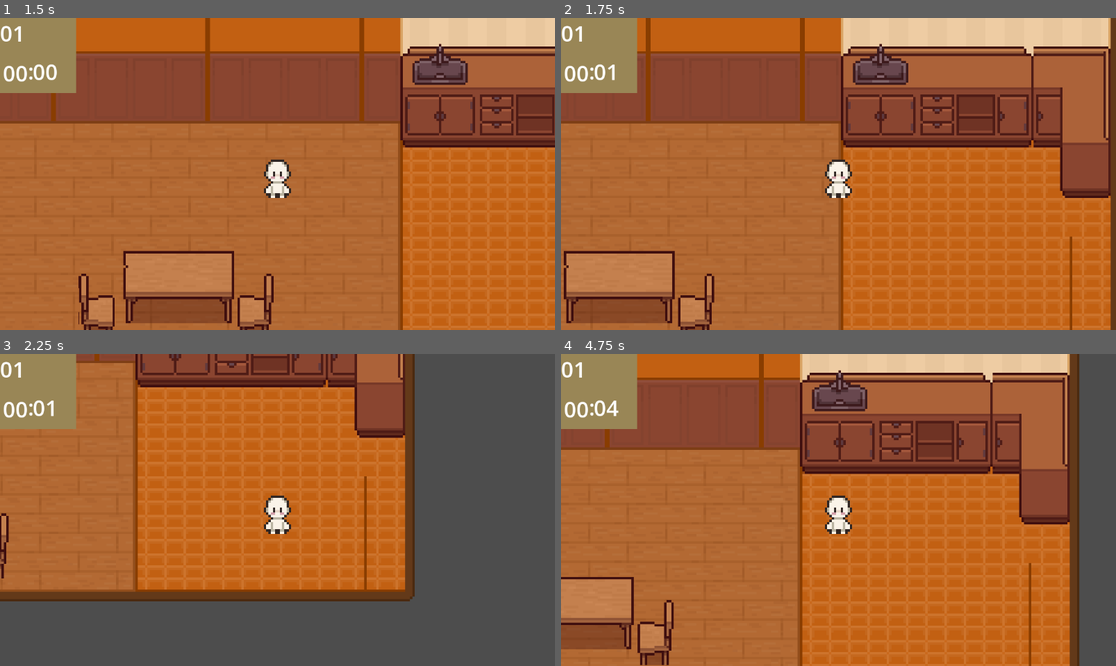
Above: before the commit, frames 1-4 (two rows, left to right).
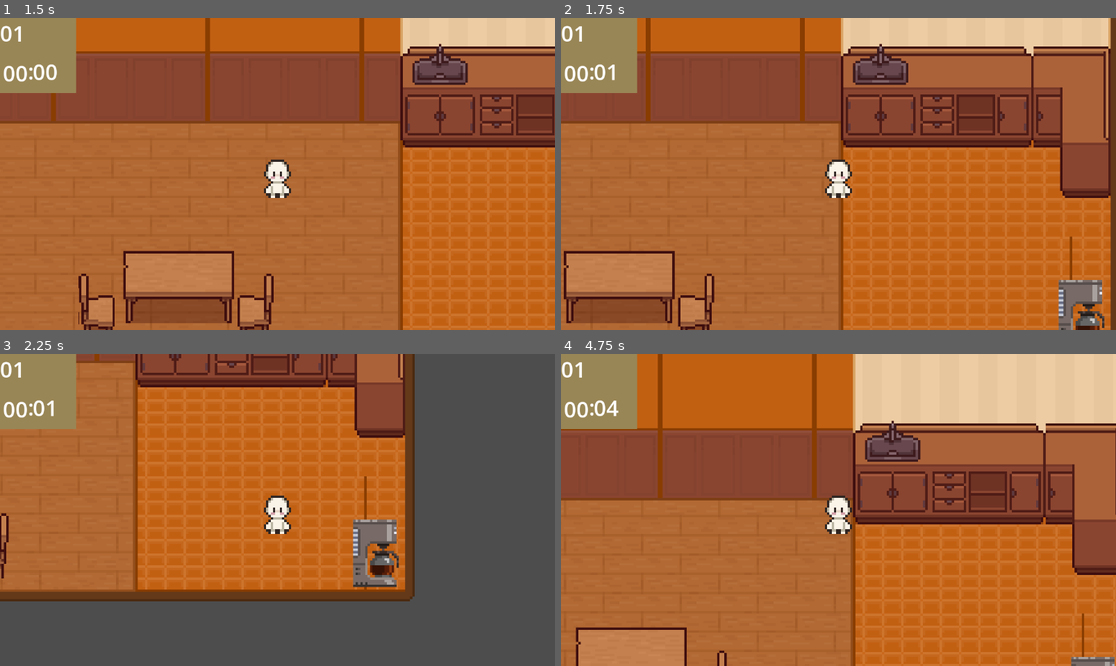
Above: after the commit, the same moments.

Repository: Jose-Prince/UVG-Tesis-Game
Game: Godot game, scene res://Scenes/title_screen.tscn
Two runs of this game, one before a commit and one after it. Both use one fixed random seed, a clock stepped at 60 frames per second and the inputs below. The project has no main scene, so this scene is started directly.
Inputs (mouse positions are in pixels of both pictures, inside the frame that each line leads up to):
- Up to frame 1 (1.5 s): click "New Game" at 0.5 s; tap Enter at 1.25 s; move the mouse to (399, 158) at 1.27 s; hold D (right) from 1.28 s (still down); click (399, 158) at 1.35 s
- Up to frame 2 (1.75 s): keep holding D (right)
- Up to frame 3 (2.25 s): move the mouse to (166, 525) at 2.02 s; release D (right) at 2.03 s; hold S (down) from 2.03 s (still down); click (166, 525) at 2.1 s
- Up to frame 4 (4.75 s): move the mouse to (894, 441) at 2.77 s; release S (down) at 2.78 s; hold D (right) 2.78-3.53 s; click (894, 441) at 2.85 s; tap Space at 3.5 s; move the mouse to (810, 572) at 3.52 s; hold W (up) 3.53-4.28 s; click (810, 572) at 3.6 s; tap Enter at 4.25 s; move the mouse to (1005, 556) at 4.27 s; hold A (left) from 4.28 s (still down); click (1005, 556) at 4.35 s

Frame 1 is identical in both runs. In frame 2, 1.1% of the frame differs, in the area x 89-98%, y 83-100%; in frame 3, 1.5%; in frame 4, 51%, in the area x 0-100%, y 0-100%.

Commit message:
Feat: give order and customer leaves

Diff:
--- /dev/null
+++ b/Prefabs/coffee.tscn
@@ -0,0 +1,18 @@
+[gd_scene format=3 uid="uid://btnjeyby10uxk"]
+
+[ext_resource type="Texture2D" uid="uid://20q7qmw0l88c" path="res://Sprites/cafe_items/Cup 2.png" id="1_ucr02"]
+
+[sub_resource type="AtlasTexture" id="AtlasTexture_2lmin"]
+atlas = ExtResource("1_ucr02")
+
+[sub_resource type="RectangleShape2D" id="RectangleShape2D_snflx"]
+size = Vector2(6, 4)
+
+[node name="Coffee" type="StaticBody2D" unique_id=2131141647]
+
+[node name="Sprite2D" type="Sprite2D" parent="." unique_id=460583418]
+scale = Vector2(2, 2)
+texture = SubResource("AtlasTexture_2lmin")
+
+[node name="CollisionShape2D" type="CollisionShape2D" parent="." unique_id=381685739]
+shape = SubResource("RectangleShape2D_snflx")
--- /dev/null
+++ b/Prefabs/coffee_maker.tscn
@@ -0,0 +1,22 @@
+[gd_scene format=3 uid="uid://cn1a17pxcn375"]
+
+[ext_resource type="Script" uid="uid://5qbl1i2iod2k" path="res://Scripts/clickable_object.gd" id="1_7mtde"]
+[ext_resource type="Texture2D" uid="uid://cb8adcjn4dat0" path="res://Sprites/cafe_items/Coffe Pot Machine 1.png" id="1_8dl7a"]
+[ext_resource type="PackedScene" uid="uid://btnjeyby10uxk" path="res://Prefabs/coffee.tscn" id="2_frtu7"]
+
+[sub_resource type="AtlasTexture" id="AtlasTexture_8dl7a"]
+atlas = ExtResource("1_8dl7a")
+
+[sub_resource type="RectangleShape2D" id="RectangleShape2D_7mtde"]
+size = Vector2(20, 7)
+
+[node name="CoffeeMaker" type="StaticBody2D" unique_id=1701230900 groups=["clickable"]]
+script = ExtResource("1_7mtde")
+new_object = ExtResource("2_frtu7")
+
+[node name="Sprite2D" type="Sprite2D" parent="." unique_id=713566839]
+texture = SubResource("AtlasTexture_8dl7a")
+
+[node name="CollisionShape2D" type="CollisionShape2D" parent="." unique_id=396745773]
+position = Vector2(0, 10.5)
+shape = SubResource("RectangleShape2D_7mtde")
--- a/Scenes/café_place.tscn
+++ b/Scenes/café_place.tscn
@@ -10,6 +10,7 @@
 [ext_resource type="PackedScene" uid="uid://h6uqvesj3b8s" path="res://Prefabs/Player.tscn" id="5_npy7o"]
 [ext_resource type="PackedScene" uid="uid://d3hb3h1ih8e8w" path="res://Prefabs/table.tscn" id="9_4hpb6"]
 [ext_resource type="PackedScene" uid="uid://05y0ghmm4qsq" path="res://Prefabs/chair.tscn" id="9_r1i3y"]
+[ext_resource type="PackedScene" uid="uid://cn1a17pxcn375" path="res://Prefabs/coffee_maker.tscn" id="11_p7xg1"]
 
 [sub_resource type="TileSetAtlasSource" id="TileSetAtlasSource_52c50"]
 texture = ExtResource("1_7ewdn")
@@ -707,6 +708,9 @@
 [sub_resource type="Resource" id="Resource_a4k3g"]
 script = ExtResource("2_eqbnc")
 
+[sub_resource type="CircleShape2D" id="CircleShape2D_p7xg1"]
+radius = 17.0
+
 [sub_resource type="NavigationPolygon" id="NavigationPolygon_r1i3y"]
 vertices = PackedVector2Array(374.09375, 184, 374.89844, 269, 341, 269, 341, 238, 242, 269, 174.10156, 269, 174.90625, 184, 242, 238, 325, 238, 325, 220, 259, 220, 259, 238)
 polygons = Array[PackedInt32Array]([PackedInt32Array(0, 1, 2, 3), PackedInt32Array(4, 5, 6, 7), PackedInt32Array(3, 8, 9, 0), PackedInt32Array(6, 0, 9, 10), PackedInt32Array(7, 6, 10, 11)])
@@ -743,6 +747,11 @@
 [node name="CustomerSpawn" type="Marker2D" parent="." unique_id=1412440611]
 position = Vector2(181, 217)
 
+[node name="LeavingZone" type="Area2D" parent="CustomerSpawn" unique_id=1885816167]
+
+[node name="CollisionShape2D" type="CollisionShape2D" parent="CustomerSpawn/LeavingZone" unique_id=1605275001]
+shape = SubResource("CircleShape2D_p7xg1")
+
 [node name="NavigationRegion2D" type="NavigationRegion2D" parent="." unique_id=715499096]
 navigation_polygon = SubResource("NavigationPolygon_r1i3y")
 
@@ -759,5 +768,9 @@
 [node name="Timer" type="Timer" parent="." unique_id=1533332950]
 autostart = true
 
+[node name="CoffeeMaker" parent="." unique_id=1701230900 instance=ExtResource("11_p7xg1")]
+position = Vector2(484, 256)
+
 [connection signal="updated" from="TimeSystem" to="CanvasLayer/TimeGui" method="_on_time_system_updated"]
+[connection signal="body_entered" from="CustomerSpawn/LeavingZone" to="." method="_on_leaving_zone_body_entered"]
 [connection signal="timeout" from="Timer" to="." method="_on_timer_timeout"]
--- a/Scripts/cafe_logic.gd
+++ b/Scripts/cafe_logic.gd
@@ -36,3 +36,10 @@
 				return
 
 		print("No hay sillas disponibles. Agente esperando...")
+
+
+func _on_leaving_zone_body_entered(body: Node2D) -> void:
+	if body.is_in_group("customer"):
+		if body.currentState == body.States.Leave:
+			print("Customer despawned")
+			body.queue_free()
--- /dev/null
+++ b/Scripts/clickable_object.gd
@@ -0,0 +1,10 @@
+extends StaticBody2D
+
+@export var new_object: PackedScene
+
+func interact(player):
+	if new_object:
+		var obj = new_object.instantiate()
+		player.add_child(obj)
+
+		print("Objeto creado")
--- a/Scripts/customer.gd
+++ b/Scripts/customer.gd
@@ -6,23 +6,32 @@
 
 enum States { Navigate, Sit, Wait, Order, Eat, Leave }
 var currentState: States = States.Navigate
+
 var isEating: bool = false
+var leave_started: bool = false
 
-var food: Array[String] = ["coffee", "tea"]
+var food: Array[String] = ["coffee", "coffee"]
 var foodWanted: String = food.pick_random()
 
 @onready var navigation_agent: NavigationAgent2D = $NavigationAgent2D
 @onready var eating_timer: Timer = $EatingTimer
 
-# Called when the node enters the scene tree for the first time.
+
 func _ready() -> void:
 	await get_tree().physics_frame
+
 	navigation_agent.path_desired_distance = 4.0
 	navigation_agent.target_desired_distance = 4.0
 	navigation_agent.target_position = movement_target_position
 
+
 func _physics_process(delta: float) -> void:
+	if currentState == States.Wait:
+		velocity = Vector2.ZERO
+		return
+
 	if navigation_agent.is_navigation_finished():
+		velocity = Vector2.ZERO
 		return
 
 	var current_agent_position: Vector2 = global_position
@@ -32,31 +41,46 @@
 
 	move_and_slide()
 
-# Called every frame. 'delta' is the elapsed time since the previous frame.
+
 func _process(delta: float) -> void:
-	if currentState == States.Wait:
-		navigation_agent.process_mode = Node.PROCESS_MODE_DISABLED
-		movement_speed = 0.0
 
-	elif currentState == States.Navigate:
+	if currentState == States.Navigate:
 		navigation_agent.process_mode = Node.PROCESS_MODE_ALWAYS
 		movement_speed = 100.0
 
 		if navigation_agent.is_target_reached():
 			currentState = States.Sit
 
+
 	elif currentState == States.Sit:
 		currentState = States.Order
+
 
 	elif currentState == States.Order:
 		currentState = States.Wait
 
+
+	elif currentState == States.Wait:
+		navigation_agent.process_mode = Node.PROCESS_MODE_DISABLED
+		movement_speed = 0.0
+
+
+	elif currentState == States.Eat:
+		eating_timer.start()
+		currentState = States.Wait
+
+
 	elif currentState == States.Leave:
-		navigation_agent.target_position = leaving_target_position
+		navigation_agent.process_mode = Node.PROCESS_MODE_ALWAYS
+		movement_speed = 100.0
 
-		if navigation_agent.is_navigation_finished():
-			queue_free()
+		if !leave_started:
+			navigation_agent.target_position = leaving_target_position
+			leave_started = true
+			print("Cliente saliendo")
+
 
 func _on_sitting_timer_timeout() -> void:
 	print("Agente se va")
+	leave_started = false
 	currentState = States.Leave
--- a/Scripts/player.gd
+++ b/Scripts/player.gd
@@ -15,7 +15,7 @@
 
 func make_action():
 	if Input.is_action_just_pressed("Action") and current_object:
-		current_object.interact()
+		current_object.interact(self)
 
 func _on_detection_area_body_entered(body: Node2D) -> void:
 	if body.is_in_group("clickable"):
--- a/Scripts/table.gd
+++ b/Scripts/table.gd
@@ -2,6 +2,7 @@
 
 var chairs: Array[Node2D]
 var customers: Array[Node2D]
+var order: Array[String]
 var isAvailable: bool = true
 
 func get_free_chair():
@@ -13,9 +14,30 @@
 func update_availability():
 	isAvailable = get_free_chair() != null
 
-func interact():
+func interact(player):
+	print(order)
+	for child in player.get_children():
+		var item = child.name.to_lower()
+
+		if order.has(child.name.to_lower()):
+			print("Served order")
+			order.erase(item)
+			child.queue_free()
+
+			if order.is_empty():
+				send_customers_home()
+
+			break
+
+func send_customers_home():
 	for customer in customers:
-		print(customer.foodWanted)
+		if is_instance_valid(customer):
+			customer.currentState = customer.States.Leave
+
+	isAvailable = true
+
+	for chair in chairs:
+		chair.isFree = true
 
 func _on_detection_area_body_entered(body: Node2D) -> void:
 	if body.is_in_group("chair"):
@@ -25,3 +47,4 @@
 	if body.is_in_group("customer"):
 		print("En la mesa")
 		customers.append(body)
+		order.append(body.foodWanted)
Not shown, added: Scripts/clickable_object.gd.uid
